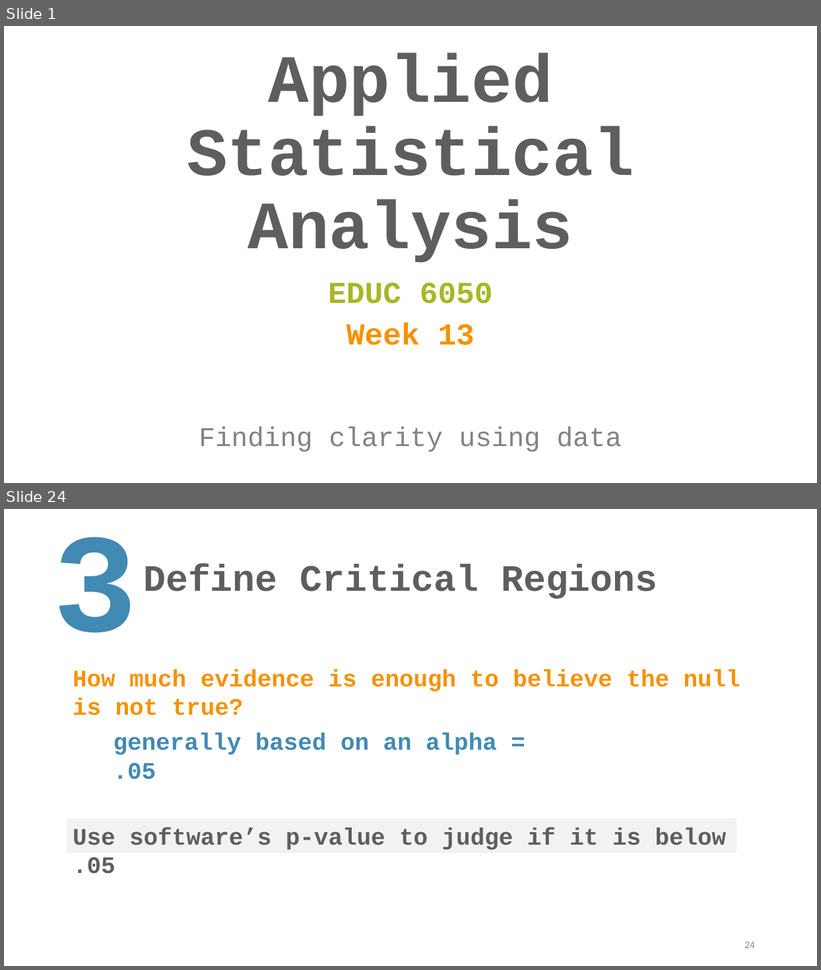
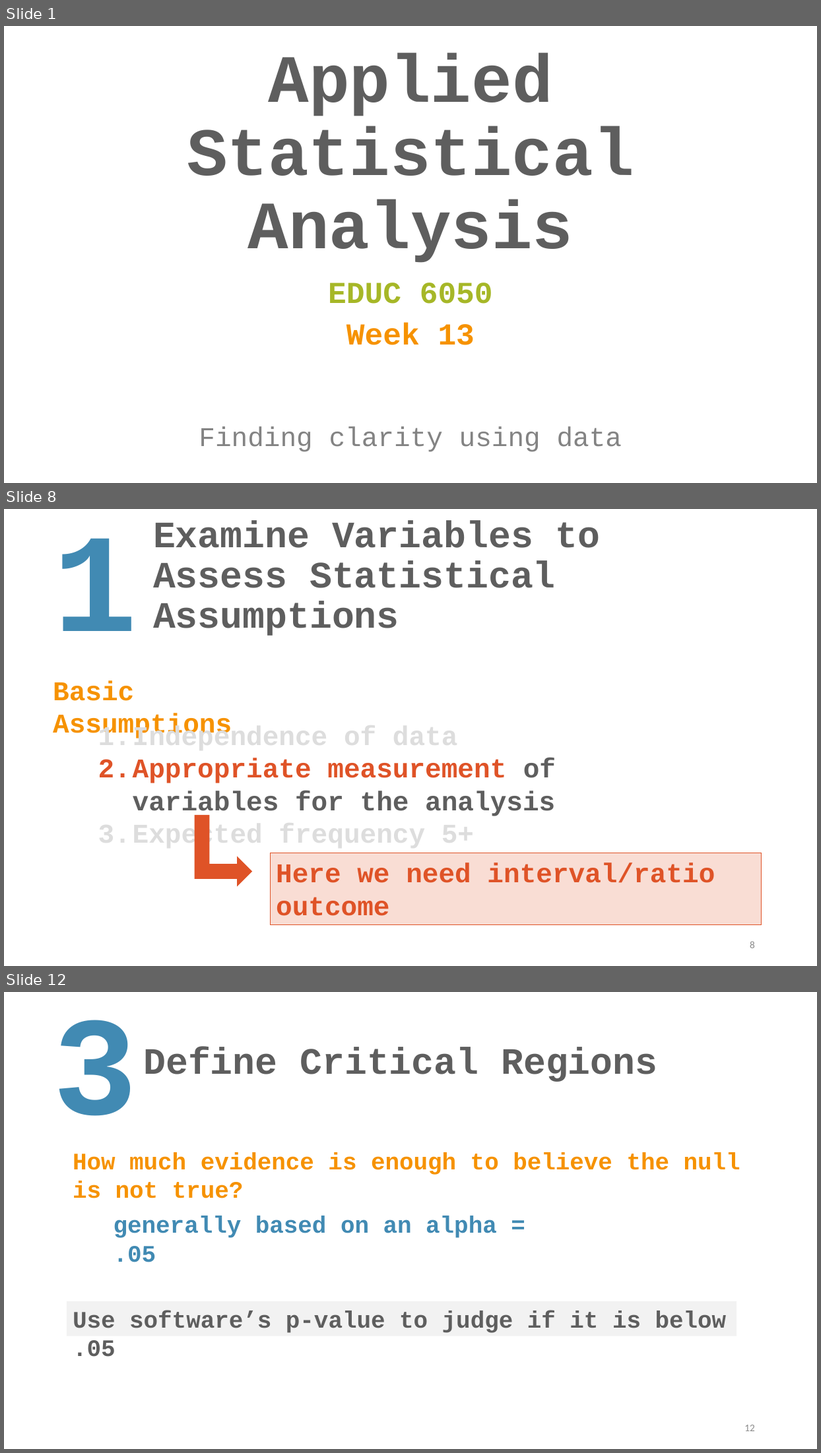
Before and after one commit to TysonStanley/EDU-6050, a slide deck: Slides/13_EDUC_6050_2018.pptx. Shown one above the other, each under a label of ours: slides 1 and 24 before the commit, slides 1, 8 and 12 after it; the slides between them are not shown. The pictures are 821x970 and 821x1453 pixels, drawn with LibreOffice and Linux fonts; fonts in the diff are those of the drawing. Boxes give left, top, right and bottom in pixels: in the first picture for what was removed or moved away, otherwise in the second. Text is boxed around its words. In the diff, an @@ line names an element or a change of style, - is before the commit and + after.

```diff
--- a/Slides/13_EDUC_6050_2018.pptx
+++ b/Slides/13_EDUC_6050_2018.pptx
@@ slide 8 added at bbox=[4, 509, 817, 966], background #FFFFFF @@
@@ title added at bbox=[153, 521, 601, 636], 44 pt, text #5E5E5E, bold @@
+Examine Variables to Assess Statistical Assumptions
@@ text added at bbox=[53, 538, 137, 631], 166 pt, text #418AB3, bold @@
+1
@@ text added at bbox=[53, 681, 232, 739], 32 pt, text #F69200, bold @@
+Basic Assumptions
@@ text added at bbox=[98, 725, 556, 850], 32 pt, text #DDDDDD, bold @@
+1. Independence of data
+2. Appropriate measurement of variables for the analysis
+3. Expected frequency 5+
@@ bent up arrow added at bbox=[195, 816, 252, 886], fill #DF5327, outline #DF5327 1 pt @@
@@ rectangle added at bbox=[270, 853, 761, 925], fill #F9DDD4, outline #DF5327 0.75 pt, 32 pt, text #DF5327, bold @@
+Here we need interval/ratio outcome
@@ page number added at bbox=[750, 941, 755, 949], 12 pt, text #8C8C8C @@
+8
@@ what was slide 24 is now slide 12 @@
@@ page number at bbox=[745, 1425, 755, 1432]: text changed @@
-24
+12
```
Also in this commit, not shown: 3 slides changed, 13 other slides added, 3 other files.
